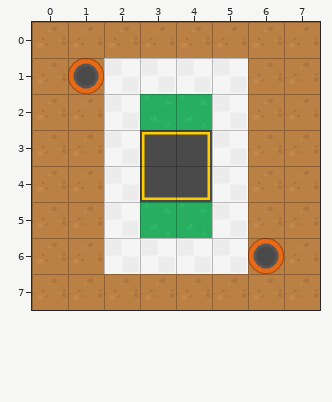
Two states of a Tiled map, bot-battles/data/maps/map.tmx. Above is the file before it was changed.
Cells are 64x64 px. Shown: x 0..7, y 0..7.
The same view after the edit:
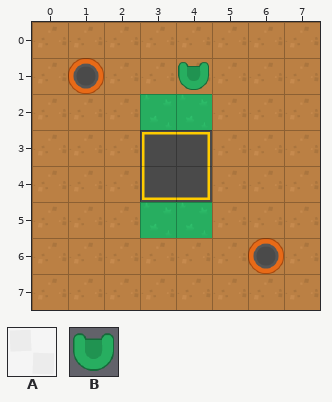
Key: from "map": A 11, B 449.
_ is an empty cell.
Objects are placed by their top-left corner, in cells (3,4 is the top-left corner of cell 3,4); size is 1x1 cell unless given.
Edits made:
Layer "collision" (added):
A new object: B at 4,1.
Layer "collision" (removed):
Tile A is gone in row 1 at x 2 to 5; in rows 2 to 5 at x 2 and 5; in row 6 at x 2 to 5.
